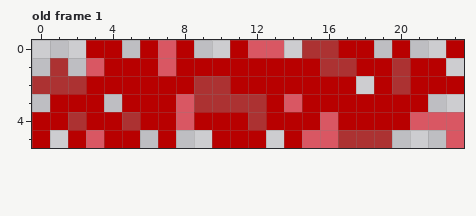
Edited in one commit: pixel-art file (ase/Splatter.ase). Above, as it was before the edit.
24x6 pixels, 1 frame. Shown: old frame 1. The commit also changed other frames, which this record leaves out.
The result:
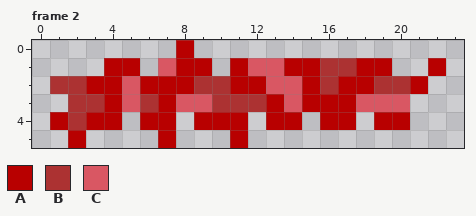
Palette (. is transparent): A #b80000  B #ac3232  C #d95763
A new or re-ordered frame is compared with the old frame closest to it.
Message: Updated Splatter sprite to be animated and fixed exported sprite of saw.
Change:
frames 1 -> 4
Frame 2 is new; against old frame 1:
y 0: x 3..4 AA -> ..; x 6..7 AC -> ..; x 11..13 ACC -> ...; x 15..18 BBAA -> ....; x 20 A -> .; x 23 A -> .
y 1: x 1 B -> .; x 3 C -> .; x 6 A -> .; x 10 A -> .; x 12..13 AA -> CC; x 20..21 BA -> ..
y 2: x 0 B -> .; x 5 A -> C; x 13..14 AA -> CC; x 16 A -> B; x 18..19 .A -> AB; x 22..23 AA -> ..
y 3: x 1..6 AAA.AA -> .BBACB; x 9 B -> C; x 18..21 AAAA -> CCC.
y 4: x 0 A -> .; x 5 B -> .; x 8 C -> .; x 12 B -> .; x 15..16 AC -> .A; x 18 A -> .; x 21..23 CCC -> ...
y 5: x 0 A -> .; x 3..5 CAA -> ...; x 10 A -> .; x 12 A -> .; x 14..19 ACCBBB -> ......; x 23 C -> .
Changed places in both pictures, as pixel boxes (x1, y1, x2, y2):
changed: (32, 40, 464, 148)
